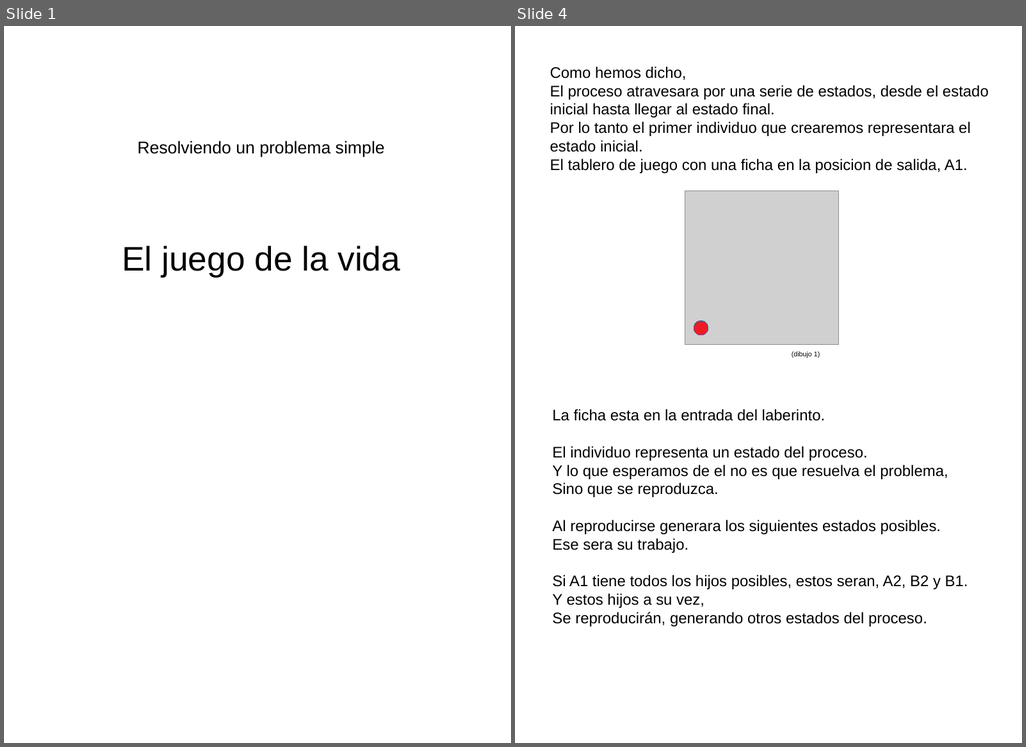
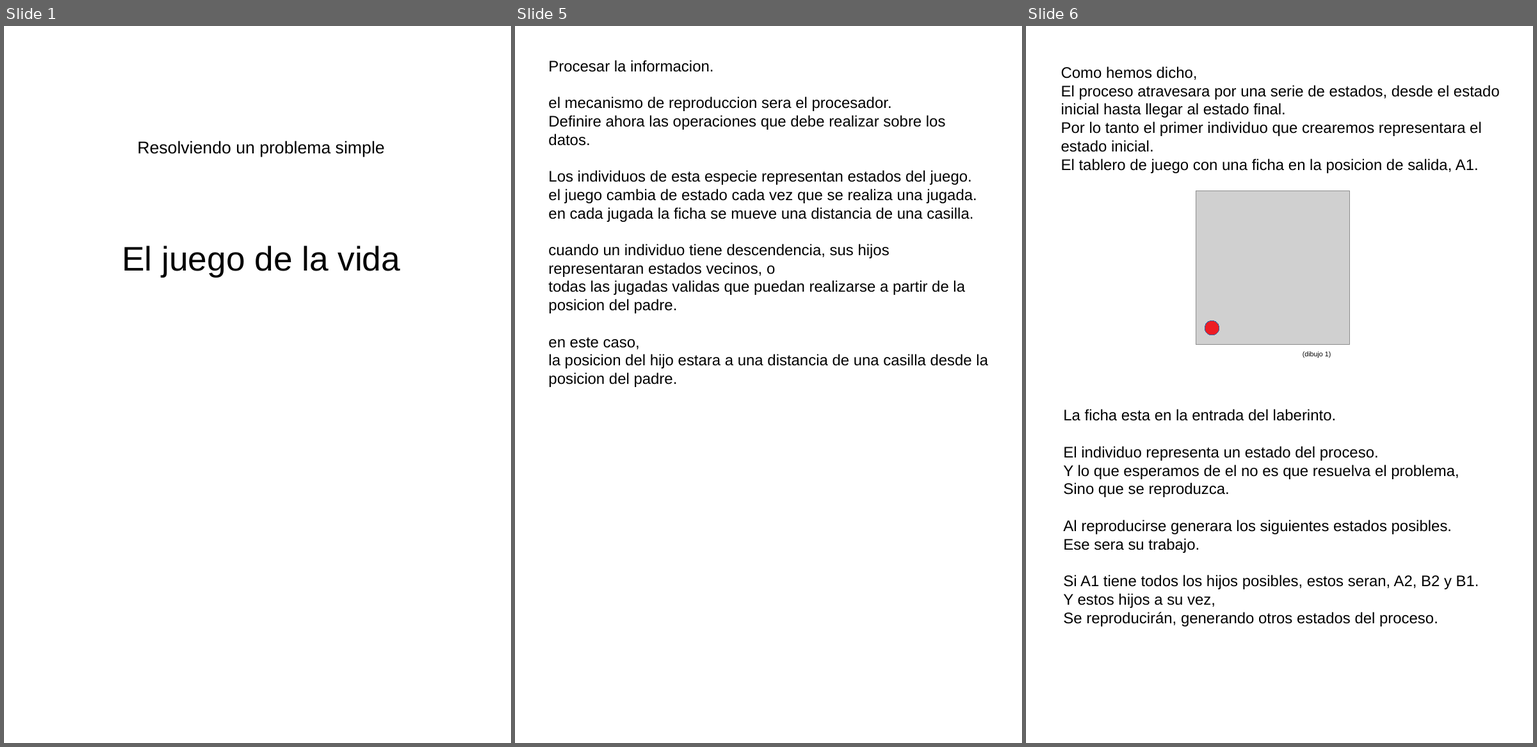
Before and after one commit to fabhrius/La-Cosa, a slide deck: capitulos/Resolver un problema simple/Resolviendo un problema simple.odp. Shown side by side, each under a label of ours: slides 1 and 4 before the commit, slides 1, 5 and 6 after it; the slides between them are not shown. The pictures are 1026x747 and 1537x747 pixels, drawn with LibreOffice and Linux fonts; fonts in the diff are those of the drawing; grey boxes stand for pictures. Boxes give left, top, right and bottom in pixels: in the first picture for what was removed or moved away, otherwise in the second. Text is boxed around its words. In the diff, an @@ line names an element or a change of style, - is before the commit and + after.

```diff
--- a/capitulos/Resolver un problema simple/Resolviendo un problema simple.odp
+++ b/capitulos/Resolver un problema simple/Resolviendo un problema simple.odp
@@ slide 5 added at box(515, 26, 1022, 743), background #FFFFFF @@
@@ text added at box(548, 60, 988, 387), 18 pt, text #000000 @@
+Procesar la informacion.
+el mecanismo de reproduccion sera el procesador.
+Definire ahora las operaciones que debe realizar sobre los datos.
+Los individuos de esta especie representan estados del juego.
+el juego cambia de estado cada vez que se realiza una jugada.
+en cada jugada la ficha se mueve una distancia de una casilla.
+cuando un individuo tiene descendencia, sus hijos representaran estados vecinos, o
+todas las jugadas validas que puedan realizarse a partir de la posicion del padre.
+en este caso,
+la posicion del hijo estara a una distancia de una casilla desde la posicion del padre.
@@ what was slide 4 is now slide 6 @@
```
Also in this commit, not shown: 2 slides changed, 1 other slide added, 1 other file.
